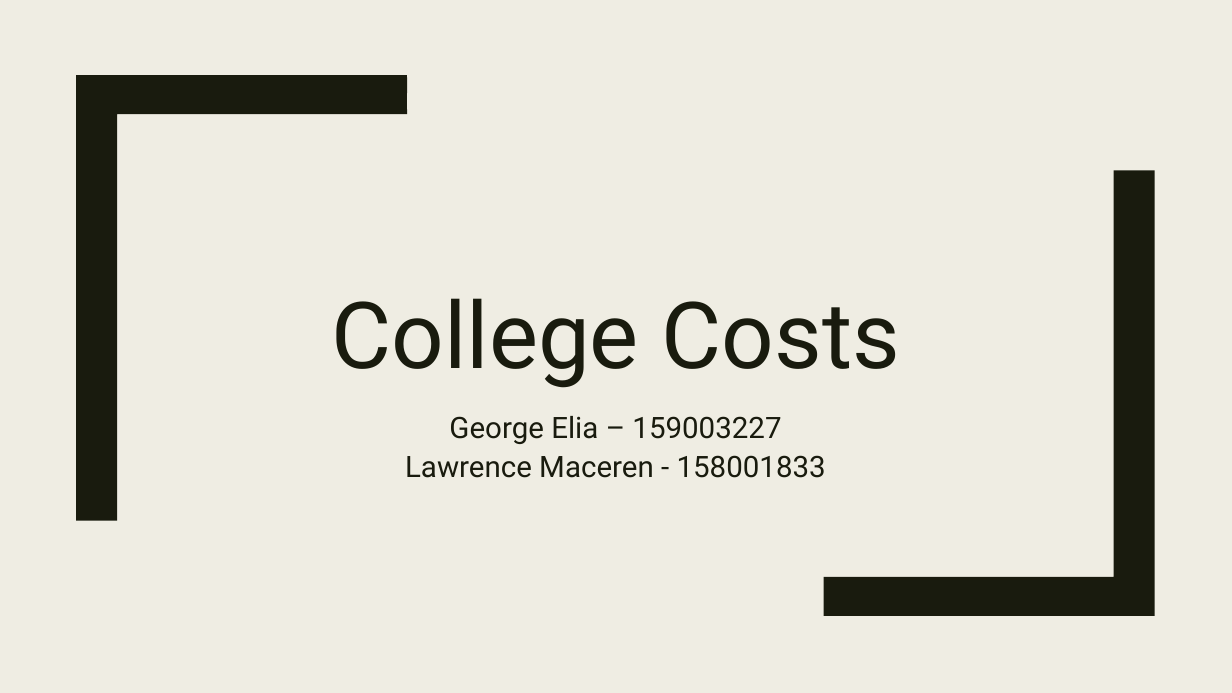
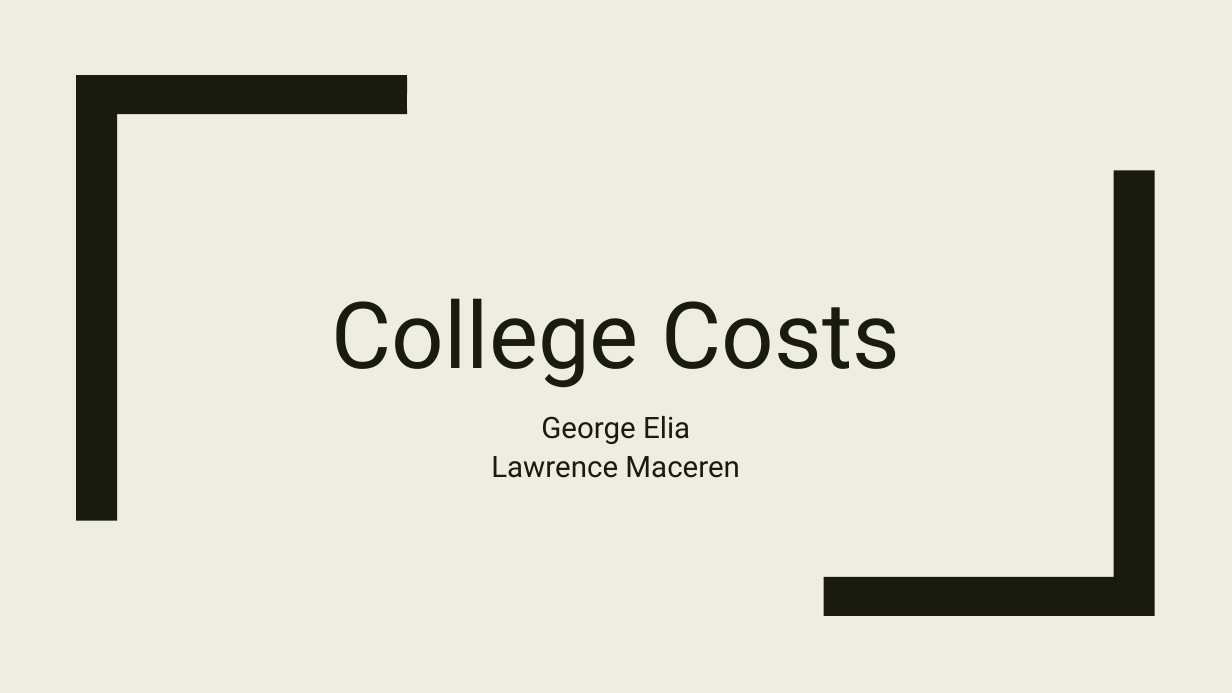
Before and after one commit to LawrenceMaceren96/College-Costs-Database, a slide deck: slide 1 of Final-Powerpoint.pptx. Drawn at 1232x693 pixels with LibreOffice and Linux fonts; fonts in the diff are those of the drawing. Boxes give left, top, right and bottom in pixels: in the first picture for what was removed or moved away, otherwise in the second. Text is boxed around its words. In the diff, an @@ line names an element or a change of style, - is before the commit and + after.

```diff
--- a/Final-Powerpoint.pptx
+++ b/Final-Powerpoint.pptx
@@ subtitle at (491,416,740,478): text changed @@
-George Elia – 159003227
-Lawrence Maceren - 158001833
+George Elia
+Lawrence Maceren
```
Also in this commit, not shown: 1 other file.
